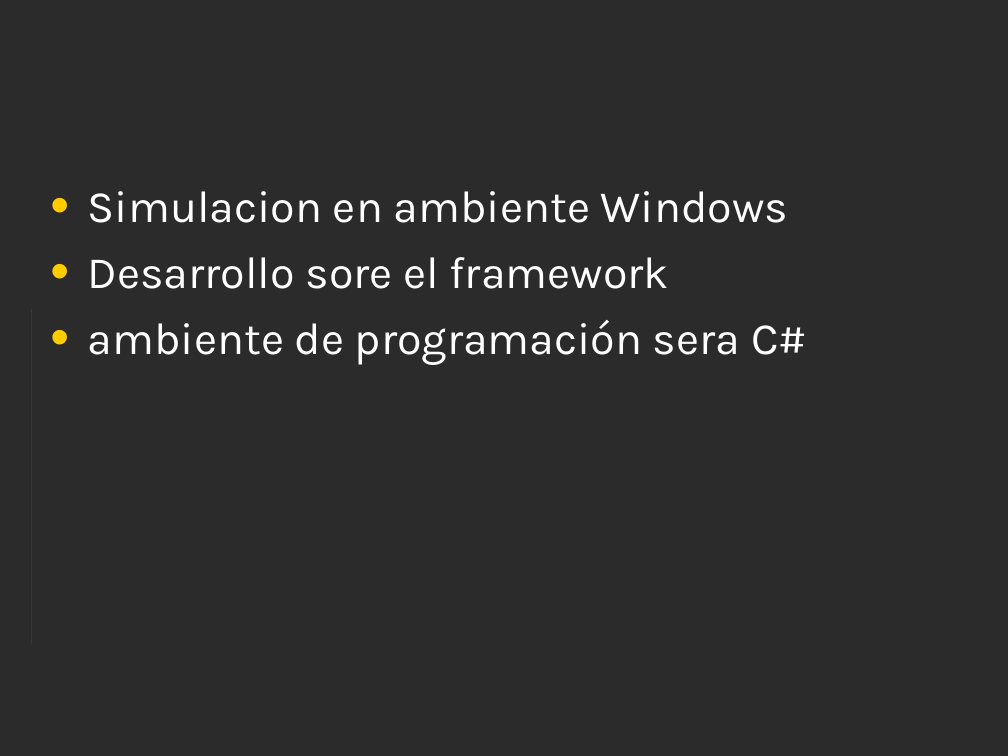
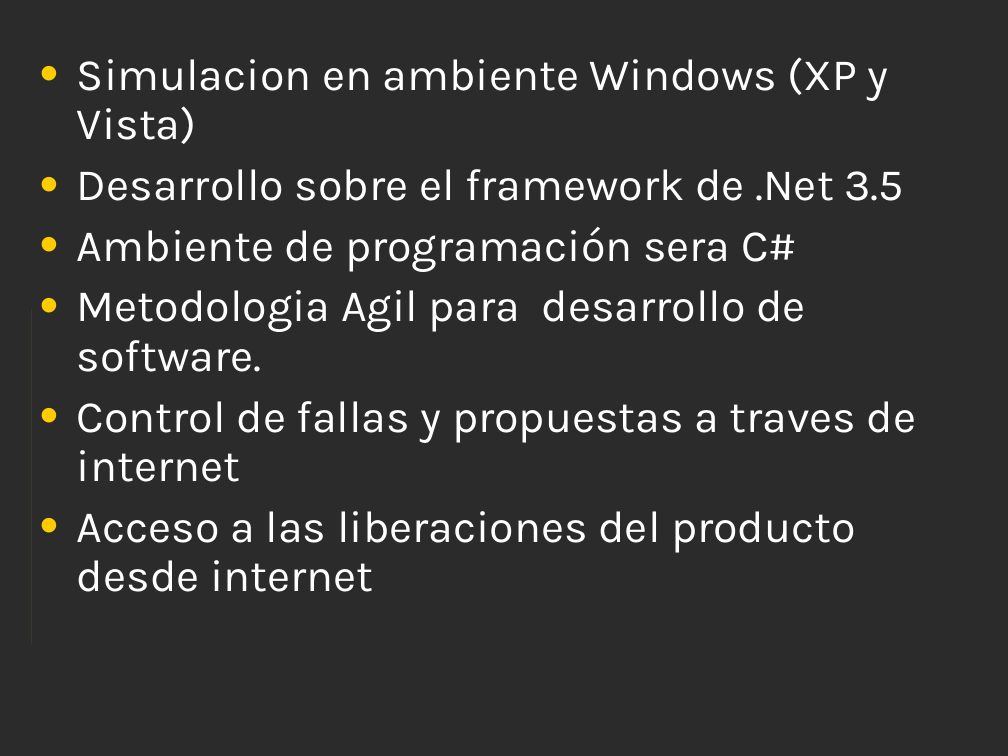
Before and after one commit to Xavinightshade/ipsimulator, a slide deck: slide 4 of Presentacion.ppt. Drawn at 1008x756 pixels with LibreOffice and Linux fonts; fonts in the diff are those of the drawing; background and template pictures are left out; a plain dark background stands for a picture behind light text. Boxes give left, top, right and bottom in pixels: in the first picture for what was removed or moved away, otherwise in the second. Text is boxed around its words. In the diff, an @@ line names an element or a change of style, - is before the commit and + after.

```diff
--- a/Presentacion.ppt
+++ b/Presentacion.ppt
@@ text at [77, 57, 917, 592]: text changed @@
-• Simulacion en ambiente Windows
-• Desarrollo sore el framework
-• ambiente de programación sera C#
+• Simulacion en ambiente Windows (XP y Vista)
+• Desarrollo sobre el framework de .Net 3.5
+• Ambiente de programación sera C#
+• Metodologia Agil para desarrollo de software.
+• Control de fallas y propuestas a traves de internet
+• Acceso a las liberaciones del producto desde internet
```
Also in this commit, not shown: 1 slide added, 1 slide removed.
